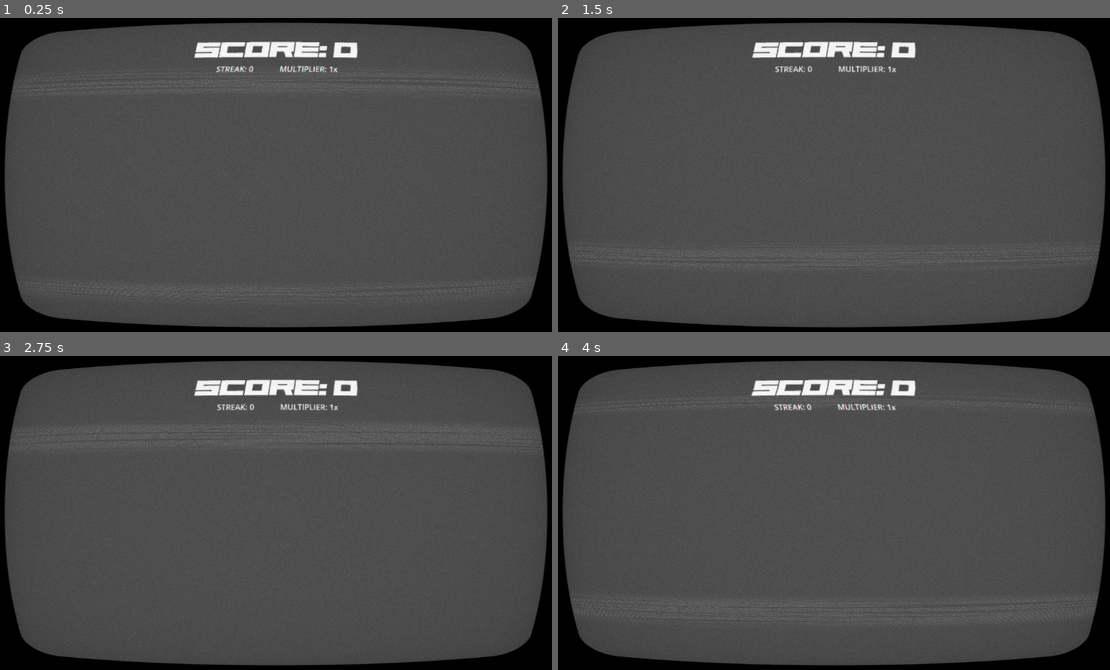
Above: before the commit, frames 1-4 (two rows, left to right).
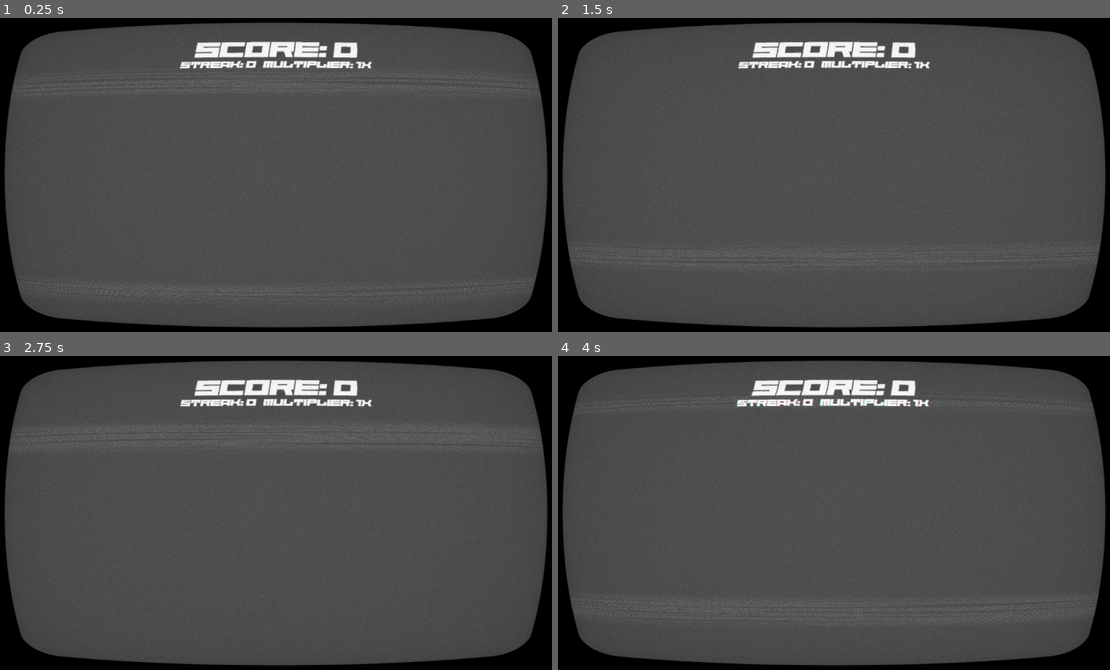
Above: after the commit, the same moments.

Repository: Calverin/Radio-Rideshare
Game: Godot game, scene res://Scenes/world.tscn
The game is run twice, just before and just after one commit, with the same random seed, the same clock (stepped at 60 frames per second) and the same inputs. This scene is started directly instead of the project's main scene. A sky picture missing from this copy of the repository is replaced by a grey-blue gradient.
Inputs:
- Up to frame 1 (0.25 s): no input
- Up to frame 2 (1.5 s): hold , (quick_right) 0.53-1.28 s; hold Space (honk) 0.53-1.28 s; hold Down (ui_down) from 1.28 s (still down); tap Space (honk) at 1.35 s
- Up to frame 3 (2.75 s): release Down (ui_down) at 2.03 s; hold , (quick_right) from 2.03 s (still down); hold Space (honk) from 2.03 s (still down); tap 1 (object_1) at 2.1 s
- Up to frame 4 (4 s): release , (quick_right) at 2.78 s; release Space (honk) at 2.78 s; hold Up (ui_up) 2.78-3.53 s; tap 2 (object_2) at 2.85 s; tap Space (honk) at 3.05 s; hold Shift (drift_left) from 3.53 s (still down); hold Space (honk) from 3.53 s (still down); tap 0 (object_clear) at 3.6 s

The runs differ from the first frame. In frame 1, 0.8% of the frame differs, in the area x 32-68%, y 13-18%; in frame 2, 0.8%; in frame 3, 0.8%; in frame 4, 0.8%.
Error in both runs: Invalid access to property or key 'title' on a base object of type 'Nil'. (res://Scripts/song.gd:7)

Commit message:
Note Hit multiplier changes color ANDDDD we got animations working !

Diff:
--- a/Scenes/world.tscn
+++ b/Scenes/world.tscn
@@ -19,6 +19,15 @@
 tonemap_mode = 2
 glow_enabled = true
 
+[sub_resource type="LabelSettings" id="LabelSettings_bfovh"]
+font = ExtResource("4_rdao5")
+font_size = 20
+
+[sub_resource type="LabelSettings" id="LabelSettings_tvynl"]
+resource_local_to_scene = true
+font = ExtResource("4_rdao5")
+font_size = 20
+
 [sub_resource type="StandardMaterial3D" id="StandardMaterial3D_p42lr"]
 resource_name = "Asphalt"
 albedo_color = Color(0.411765, 0.411765, 0.411765, 1)
@@ -641,31 +650,32 @@
 offset_bottom = 148.0
 grow_horizontal = 2
 
-[node name="Multiplier" type="RichTextLabel" parent="Shader/UI"]
+[node name="BelowScore" type="HBoxContainer" parent="Shader/UI"]
 layout_mode = 1
 anchors_preset = 5
 anchor_left = 0.5
 anchor_right = 0.5
-offset_left = 8.5
-offset_top = 96.0
-offset_right = 135.5
-offset_bottom = 123.0
+offset_left = -250.0
+offset_top = 88.0
+offset_right = 250.0
+offset_bottom = 110.0
 grow_horizontal = 2
-theme_override_colors/default_color = Color(1, 1, 1, 1)
+alignment = 1
+
+[node name="Streak" type="Label" parent="Shader/UI/BelowScore"]
+layout_mode = 2
+text = "STREAK: 0"
+label_settings = SubResource("LabelSettings_bfovh")
+horizontal_alignment = 1
+vertical_alignment = 1
+
+[node name="Multiplier" type="Label" parent="Shader/UI/BelowScore"]
+layout_mode = 2
 text = "MULTIPLIER: 1x
 "
-
-[node name="Streak" type="RichTextLabel" parent="Shader/UI"]
-layout_mode = 1
-anchors_preset = 5
-anchor_left = 0.5
-anchor_right = 0.5
-offset_left = -120.0
-offset_top = 96.0
-offset_right = -8.0
-offset_bottom = 123.0
-grow_horizontal = 2
-text = "STREAK: 0"
+label_settings = SubResource("LabelSettings_tvynl")
+horizontal_alignment = 1
+vertical_alignment = 1
 
 [node name="Level" type="Node3D" parent="Shader"]
 
--- a/Scripts/Menus/ui.gd
+++ b/Scripts/Menus/ui.gd
@@ -7,15 +7,15 @@
 var default_streak: String = "STREAK: "
 var streak: int = 0;
 
-var default_multiplier: String = "MULTIPLIER: "
+var default_multiplier: String = "  MULTIPLIER: "
 var multiplier: int = 1
 var x: String = "x"
-var colors: Array[Color] = [
-	Color(0, 0, 0, 0),
-	Color(255,255,255,255), # white / 1x
-	Color(101, 253, 114, 1), # green / 2x
-	Color(101, 195, 253, 1), # blue / 3x
-	Color(255, 215, 0, 1)# gold / 4x
+var colors: Array = [
+	Color(0, 0, 0, 0), # buffer
+	Color(1.0, 1.0, 1.0, 1.0), # white / 1x
+	Color(0.396, 0.992, 0.447, 1.0), # green / 2x
+	Color(0.396, 0.765, 0.992, 1.0), # blue / 3x
+	Color(1.0, 0.843, 0.0, 1.0) # gold / 4x
 ]
 
 enum Accuracy {MISS, GOOD, GREAT, PERFECT, NONE}
@@ -28,17 +28,16 @@
 ]
 var image = Image.new()
 
-func _process(_delta):
+func _process(delta):
 	if (len(get_children()) <= 0):
 		return
 	$Score.text = str(default_score, UI.score)
-	$Multiplier.text = str(default_multiplier, UI.multiplier, x)
-	$Multiplier.set("theme_override_colors/default_color", colors[UI.multiplier + 1])
+	$BelowScore/Streak.text = str(default_streak, UI.streak)
+	$BelowScore/Multiplier.text = str(default_multiplier, UI.multiplier, x)
+	$BelowScore/Multiplier.label_settings.font_color = colors[UI.multiplier]
 	if (UI.current_accuracy != Accuracy.NONE):
-		if (UI.current_accuracy != Accuracy.MISS):
-			UI.multiplier = min(max(UI.streak / 10.0 + 1, 1), 4)
-		else:
-			UI.streak = 0
-			UI.multiplier = 1
 		$NoteHit.texture = accuracies[UI.current_accuracy]
-		$Streak.text = str(default_streak, UI.streak)
+		$NoteHit.self_modulate = Color(1.0, 1.0, 1.0, 1.0)
+		UI.current_accuracy = Accuracy.NONE
+	else:
+		$NoteHit.self_modulate = Color(1.0, 1.0, 1.0, lerpf($NoteHit.self_modulate.a, 0.0, delta))
--- a/Scripts/car.gd
+++ b/Scripts/car.gd
@@ -18,13 +18,7 @@
 func _process(_delta: float):
 	if (Input.is_action_pressed("honk")):
 		for object: Area3D in get_tree().get_nodes_in_group("inside_notes"):
-			var hit: Array = object.score(self)
-			UI.score += hit[0]
-			UI.current_accuracy = hit[1]
-			if (hit[1] == UI.Accuracy.MISS):
-				UI.streak = 0
-			else:
-				UI.streak += 1
+			update_scoring(object.score(self))
 			object.remove_from_group("inside_notes")
 			break
 	if (Input.is_action_pressed("drift_left")):
@@ -80,6 +74,16 @@
 		or (drift_direction > 0 and not Input.is_action_pressed("drift_right")):
 		switch_lane(drift_direction)
 
+func update_scoring(hit: Array):
+	if (hit[1] != UI.Accuracy.MISS):
+		UI.streak += 1
+		UI.multiplier = min(UI.streak / 10.0 + 1, 4)
+	else:
+		UI.streak = 0
+		UI.multiplier = 1
+	UI.score += hit[0] * UI.multiplier
+	UI.current_accuracy = hit[1]
+
 func switch_lane(dir):
 	drifting = false
 	drift_time = 0
Not shown: 8 places in Assets/Tiles/coloredtiles.tres that only renumber resources
Not shown: 13 places in Scenes/world.tscn that only renumber resources
